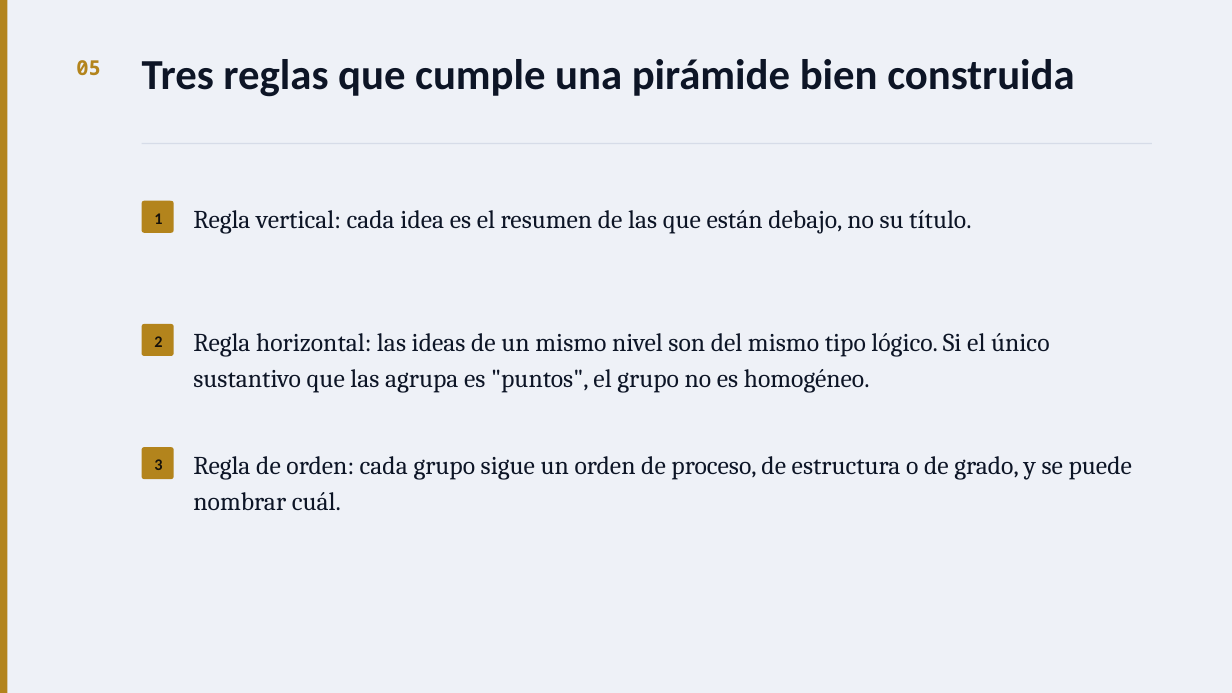
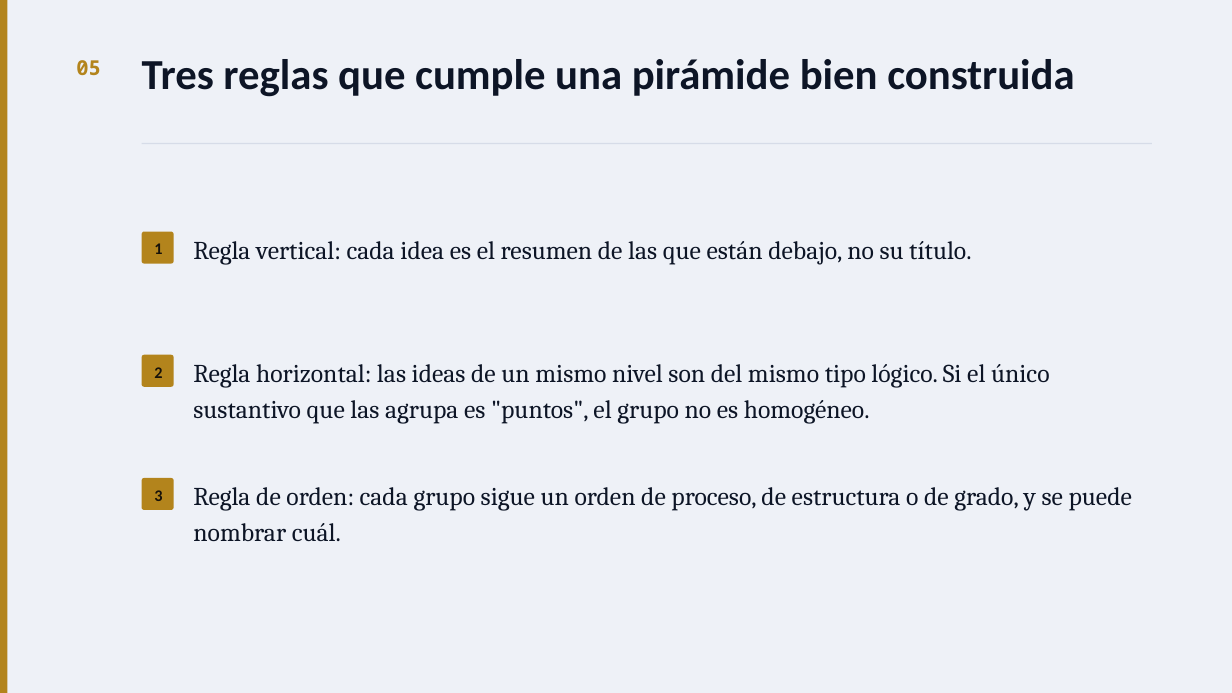
Before and after one commit to jonathanvazh/conclusion-first, a slide deck: slide 6 of Taller-conclusion-primero.pptx. Drawn at 1232x693 pixels with LibreOffice and Linux fonts; fonts in the diff are those of the drawing. Boxes give left, top, right and bottom in pixels: in the first picture for what was removed or moved away, otherwise in the second. Text is boxed around its words. In the diff, an @@ line names an element or a change of style, - is before the commit and + after.

```diff
--- a/Taller-conclusion-primero.pptx
+++ b/Taller-conclusion-primero.pptx
@@ 3 rounded rectangles, 3 texts: place and size @@
-3 rounded rectangles, 3 texts at [142, 201, 1132, 510]
+3 rounded rectangles, 3 texts at [142, 232, 1132, 541]
```
Also in this commit, not shown: 9 other slides changed, 13 other files.
